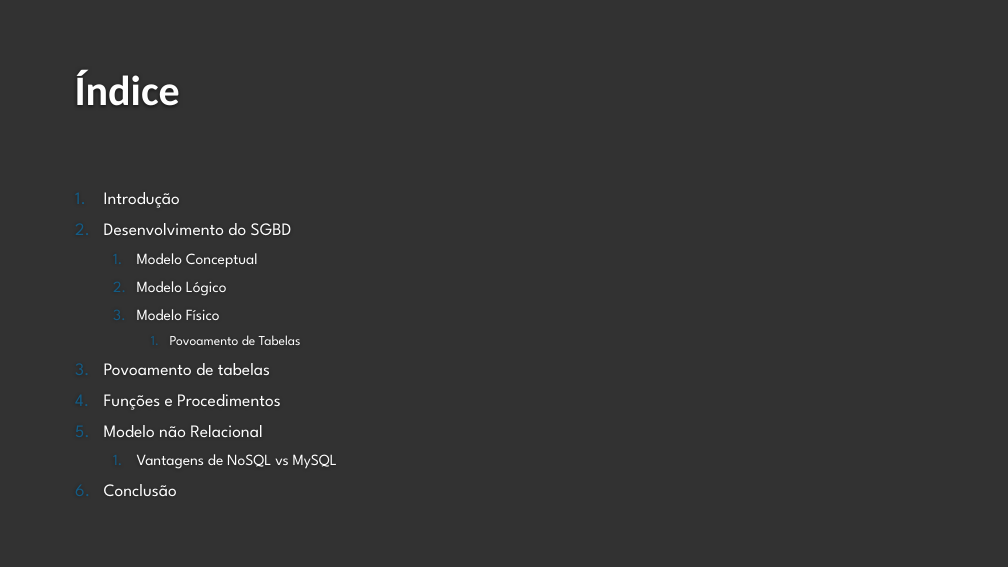
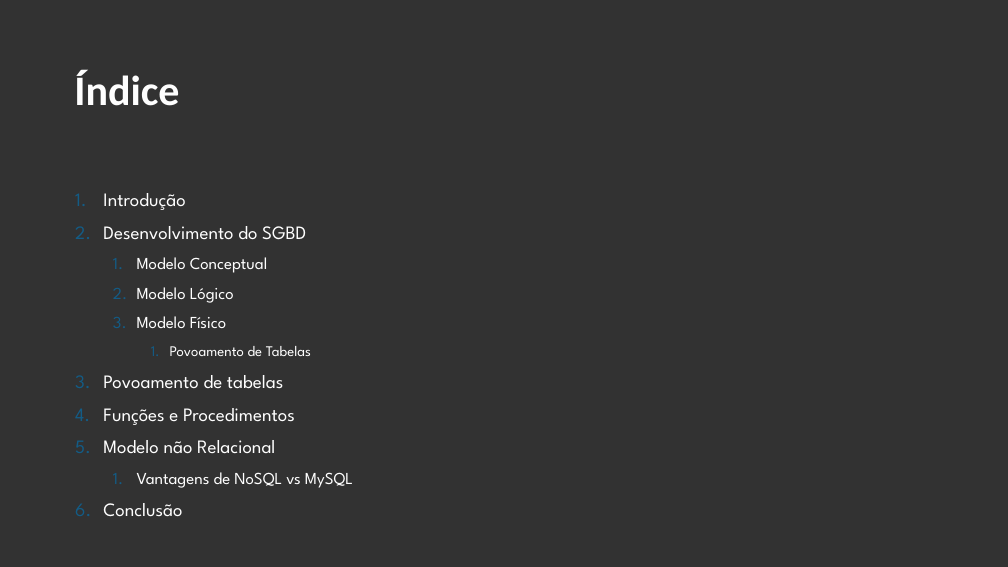
Before and after one commit to antoniomsantos99/BD-19-20, a slide deck: slide 2 of Apresentação.pptx. Drawn at 1008x567 pixels with LibreOffice and Linux fonts; fonts in the diff are those of the drawing; background and template pictures are left out. Boxes give left, top, right and bottom in pixels: in the first picture for what was removed or moved away, otherwise in the second. Text is boxed around its words. In the diff, an @@ line names an element or a change of style, - is before the commit and + after.

Commit message:
znn

```diff
--- a/Apresentação.pptx
+++ b/Apresentação.pptx
@@ text "Introdução" at (103,193,353,488): size 16.6 to 18 pt in "Introdução", "Desenvolvimento do SGBD", "Povoamento de tabelas", "Funções e Procedimentos" and 2 more places; size 14.8 to 16 pt in "Modelo Conceptual", "Modelo Lógico", "Modelo Físico", "Vantagens de NoSQL vs MySQL"; size 12.9 to 14 pt in "Povoamento de Tabelas"; indent changed @@
```
Also in this commit, not shown: 11 other slides changed.
